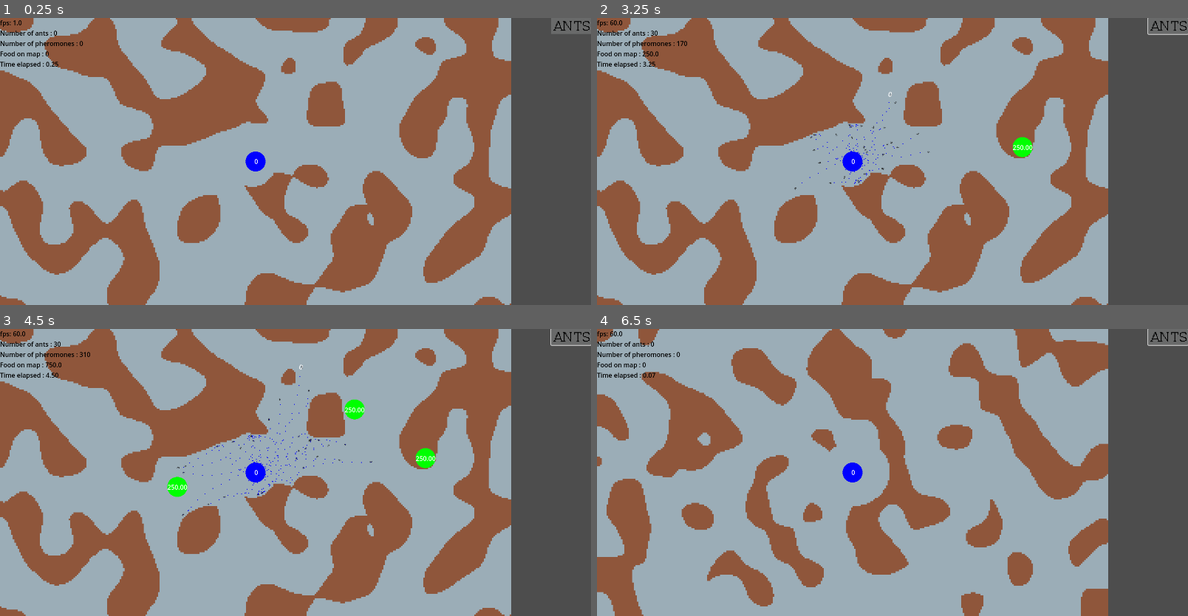
Above: before the commit, frames 1-4 (two rows, left to right).
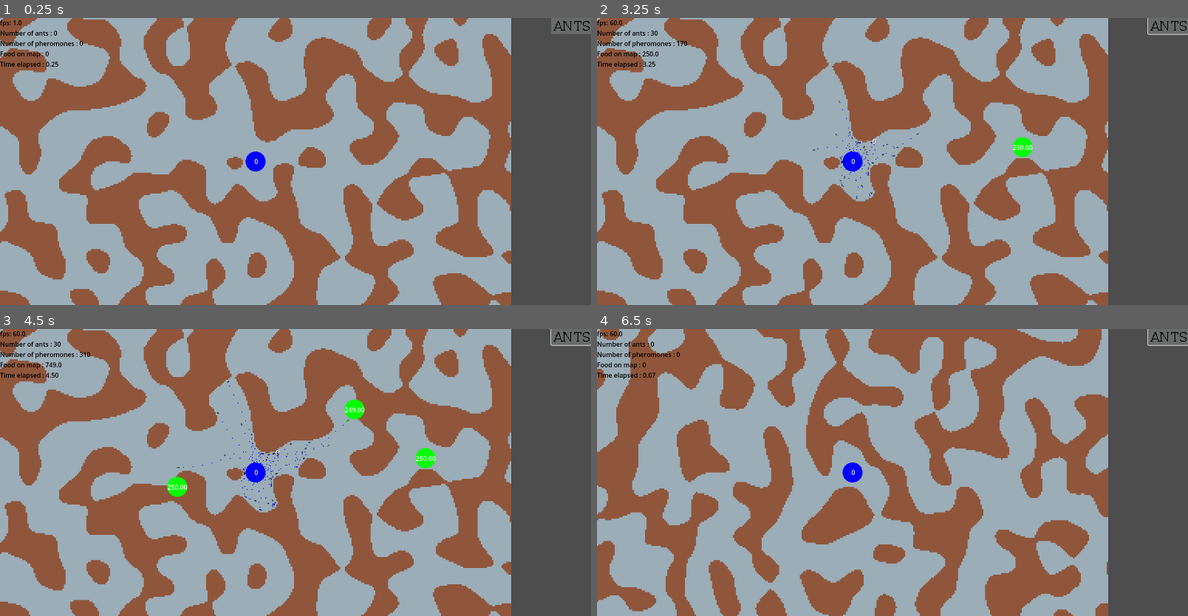
Above: after the commit, the same moments.

Repository: zPrisim/ArtificialAnts
Game: Godot game, scene res://scenes/simulation.tscn
Same seed, same stepped clock (60 frames per second), same inputs: the game is played once before the commit and once after it.
Inputs (mouse positions are in pixels of both pictures, inside the frame that each line leads up to):
- Up to frame 1 (0.25 s): no input
- Up to frame 2 (3.25 s): click (1170, 26) at 0.5 s; click (1170, 26) at 1.25 s; click (1170, 26) at 2 s; move the mouse to (1022, 147) at 2.77 s; click (1022, 147) at 2.92 s
- Up to frame 3 (4.5 s): move the mouse to (177, 486) at 3.52 s; click (177, 486) at 3.67 s; move the mouse to (354, 409) at 4.27 s; click (354, 409) at 4.42 s
- Up to frame 4 (6.5 s): move the mouse to (862, 529) at 5.02 s; click (862, 529) at 5.17 s; move the mouse to (1069, 515) at 5.77 s; click (1069, 515) at 5.92 s; tap R (restart_map) at 6.4 s

The runs differ from the first frame. In frame 1, 40% of the frame differs, in the area x 0-87%, y 0-100%; in frame 2, 40%; in frame 3, 40%; in frame 4, 42%.

Commit message:
Carte modifiable

Diff:
--- a/project.godot
+++ b/project.godot
@@ -45,6 +45,16 @@
 "events": [Object(InputEventKey,"resource_local_to_scene":false,"resource_name":"","device":-1,"window_id":0,"alt_press …(192 unchanged characters)…
 ]
 }
+right_click={
+"deadzone": 0.2,
+"events": [Object(InputEventMouseButton,"resource_local_to_scene":false,"resource_name":"","device":-1,"window_id":0,"alt_pressed":false,"shift_pressed":false,"ctrl_pressed":false,"meta_pressed":false,"button_mask":0,"position":Vector2(0, 0),"global_position":Vector2(0, 0),"factor":1.0,"button_index":2,"canceled":false,"pressed":false,"double_click":false,"script":null)
+]
+}
+left_click={
+"deadzone": 0.2,
+"events": [Object(InputEventMouseButton,"resource_local_to_scene":false,"resource_name":"","device":-1,"window_id":0,"alt_pressed":false,"shift_pressed":false,"ctrl_pressed":false,"meta_pressed":false,"button_mask":1,"position":Vector2(246, 27),"global_position":Vector2(255, 75),"factor":1.0,"button_index":1,"canceled":false,"pressed":true,"double_click":false,"script":null)
+]
+}
 
 [layer_names]
 
@@ -54,6 +64,7 @@
 [physics]
 
 common/physics_ticks_per_second=30
+common/max_physics_steps_per_frame=4
 
 [rendering]
 
--- a/scenes/ant.tscn
+++ b/scenes/ant.tscn
@@ -82,4 +82,4 @@
 shape = SubResource("CircleShape2D_1c1h0")
 
 [node name="frontRayCast2D" type="RayCast2D" parent="."]
-target_position = Vector2(0, -10)
+target_position = Vector2(0, -6)
--- a/scenes/map.tscn
+++ b/scenes/map.tscn
@@ -22,3 +22,7 @@
 [node name="TileMapLayer" type="TileMapLayer"]
 tile_set = SubResource("TileSet_gldc4")
 script = ExtResource("2_paxxb")
+
+[node name="Camera2D" type="Camera2D" parent="."]
+anchor_mode = 0
+zoom = Vector2(1.156, 1)
--- a/scripts/ant_movement.gd
+++ b/scripts/ant_movement.gd
@@ -20,6 +20,7 @@
 var desiredVelocity
 var desiredSteeringForce
 var acceleration
+var wallAvoidanceStrength = 1.5
 
 var anthill: Node2D
 var pheromoneSpawnTimeDelay = 0.3
@@ -77,6 +78,8 @@
 	var randomAngle = randf() * TAU
 	var randomRadius = sqrt(randf())
 	var randomPoint = Vector2(randomRadius * cos(randomAngle), randomRadius * sin(randomAngle))
+
+
 	if frontObstacleRay.is_colliding():
 		var normal = frontObstacleRay.get_collision_normal()
 		var rng = randf()
@@ -92,10 +95,9 @@
 	if t == types.FOOD && lastFood == null:
 		desiredDirection = (desiredDirection + handlePheromoneSensors(t) + (randomPoint * wanderStrength)).normalized()
 	elif t == types.FOOD && lastFood != null:
-		desiredDirection = (desiredDirection + handlePheromoneSensors(t) + (randomPoint * wanderStrength/10)).normalized()
+		desiredDirection = (desiredDirection + handlePheromoneSensors(t) + (randomPoint * wanderStrength)).normalized()
 	elif t == types.HOME:
-		desiredDirection = (desiredDirection + handlePheromoneSensors(t)+ (randomPoint * wanderStrength/10)).normalized()
-
+		desiredDirection = (desiredDirection + handlePheromoneSensors(t)+ (randomPoint * wanderStrength)).normalized()
 
 	desiredVelocity = desiredDirection * maxSpeed
 	desiredSteeringForce = (desiredVelocity - velocity) * steerStrength
@@ -175,28 +177,26 @@
 		return (minVec - global_position).normalized()
 	return Vector2.ZERO
 
-func _physics_process(delta: float) -> void: #(delta = get_physics_process_delta_time()):
+func _physics_process(delta: float) -> void:
 	if !hasFood:
 		move(delta, types.FOOD)
-		if move_and_slide() :
-			var collider = get_last_slide_collision().get_collider()
-			if collider.is_in_group("foodRessource"):
-				handleFood(collider)
-				if !hadFood:
-					lastFood = collider
-					hadFood = true
-				TurnAround()
-	elif hasFood:
+	else:
 		move(delta, types.HOME)
-		if move_and_slide() :
-			var collider = get_last_slide_collision().get_collider()
-			if collider.is_in_group("antHill"):
-				hasFood = false
-				collider.foodNumber+=1
-
-				TurnAround()
+
+	var result = move_and_slide()
+	if result:
+		var collider = get_last_slide_collision().get_collider()
+		if collider.is_in_group("foodRessource") and !hasFood:
+			handleFood(collider)
+			if !hadFood:
+				lastFood = collider
+				hadFood = true
+			TurnAround()
+		elif collider.is_in_group("antHill") and hasFood:
+			hasFood = false
+			collider.foodNumber += 1
+			TurnAround()
 	queue_redraw()
-
 
 
 func _draw() -> void:
--- a/scripts/map.gd
+++ b/scripts/map.gd
@@ -5,8 +5,8 @@
 func _ready() -> void:
 	randomize()
 	fnl.seed = randi()
-	fnl.frequency = 0.06
-	fnl.noise_type = FastNoiseLite.TYPE_VALUE_CUBIC
+	fnl.frequency = 0.03
+	fnl.noise_type =FastNoiseLite.TYPE_SIMPLEX_SMOOTH
 	fnl.fractal_type = FastNoiseLite.FRACTAL_FBM
 	fnl.fractal_octaves = 1
 	fnl.domain_warp_type = FastNoiseLite.DOMAIN_WARP_BASIC_GRID
@@ -25,15 +25,15 @@
 			var pos = Vector2(x, y)
 			var noiseVal = fnl.get_noise_2d(x, y)
 
-			# Forme aléatoire centrée basée sur la distance + une noise secondaire
-			var shapeNoise = fnl.get_noise_2d(x * 0.2, y * 0.2)
+			# Forme aléatoire centrée basée sur la distance
+			var shapeNoise = fnl.get_noise_2d(x , y)
 			var dist = pos.distance_to(center) / radius
 
 			if dist + shapeNoise < 1.0:
-				# Zone spéciale centrale (organique)
+				# Zone pour la fourmillière
 				set_cell(Vector2i(x, y), 0, Vector2i(4, 0))
 			else:
-				# Reste de la map générée avec ta logique habituelle
+				# Reste de la map
 				if noiseVal > 0.1:
 					set_cell(Vector2i(x, y), 0, Vector2i(0, 0)) # murs
 				else:
@@ -41,7 +41,30 @@
 
 
 
+var right_click_held := false
+var lastType : Vector2i = Vector2i(0,0)
 
 func _input(event: InputEvent) -> void:
 	if event.is_action_pressed("restart_map"):
 		get_tree().reload_current_scene()
+
+	elif event is InputEventMouseButton and event.position.x < 1280 :
+
+		if event.button_index == MOUSE_BUTTON_RIGHT:
+			right_click_held = event.pressed
+			var cell : Vector2i = local_to_map(event.position)
+			if get_cell_atlas_coords(cell) == Vector2i(0, 0):
+				lastType = Vector2i(4, 0)
+			else:
+				lastType = Vector2i(0, 0)
+	var width = 2
+
+	if event is InputEventMouseMotion and right_click_held and event.position.x < 1280 - width:
+		var cell : Vector2i = local_to_map(event.position)
+		set_cell(cell, 0, lastType)
+
+	if event is InputEventMouseMotion and right_click_held and event.position.x < 1280 - width:
+		var cell : Vector2i = local_to_map(event.position)
+		for i in range (-width,width):
+			for j in range (-width,width):
+				set_cell(cell + Vector2i(i,j),0, lastType)
